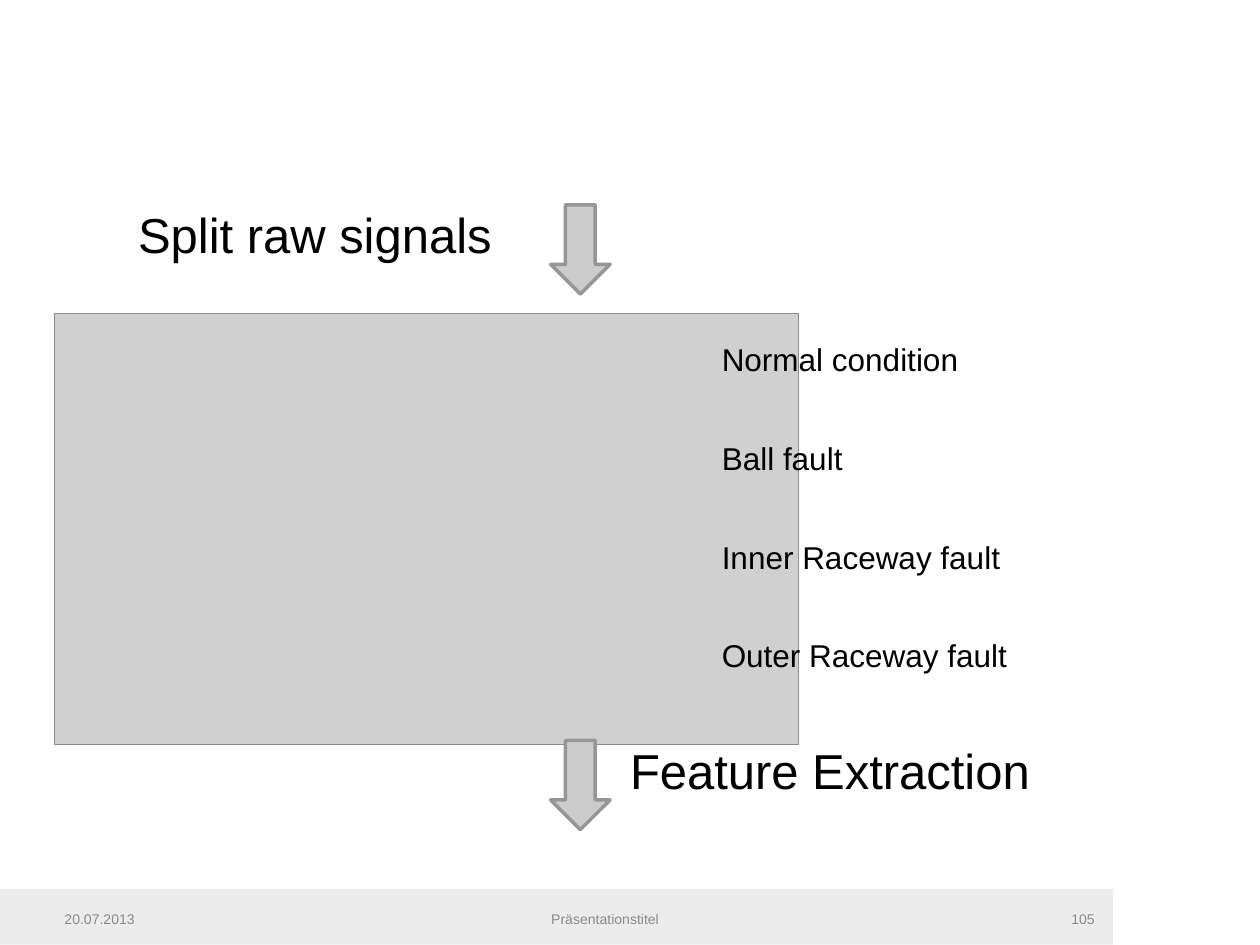
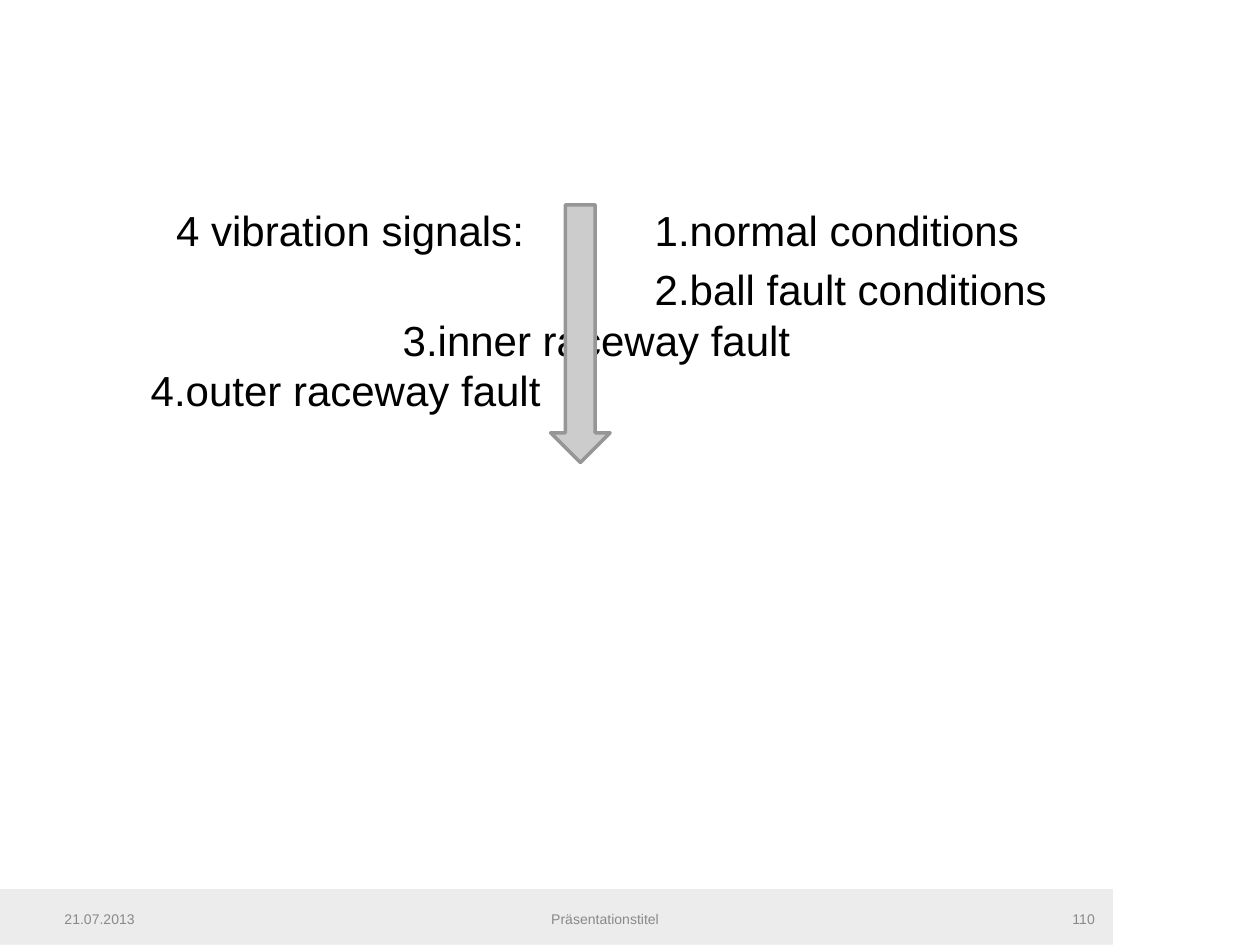
Before and after one commit to fera0013/MasterThesis, a slide deck: slide 110 of Documentation/SemiSupervisedMethodsInConditionMonitoring1.pptx (slide 105 before the commit). Drawn at 1260x945 pixels with LibreOffice and Linux fonts; fonts in the diff are those of the drawing; grey boxes stand for pictures; background and template pictures are left out. Boxes give left, top, right and bottom in pixels: in the first picture for what was removed or moved away, otherwise in the second. Text is boxed around its words. In the diff, an @@ line names an element or a change of style, - is before the commit and + after.

Commit message:
Outlier Detection in Condition Monitoring Presentation

```diff
--- a/Documentation/SemiSupervisedMethodsInConditionMonitoring1.pptx
+++ b/Documentation/SemiSupervisedMethodsInConditionMonitoring1.pptx
@@ down arrow: place and size @@
-down arrow at [551,205,610,295]
+down arrow at [551,205,610,464]
@@ text at [151,215,1047,414]: text changed; size 28 to 24 pt @@
-Split raw signals
+4 vibration signals: 1.normal conditions
+2.ball fault conditions 3.inner raceway fault 4.outer raceway fault
@@ picture removed at [54,314,799,745] @@
@@ text removed at [722,346,958,377] @@
-Normal condition
@@ text removed at [722,445,842,476] @@
-Ball fault
@@ text removed at [722,546,1000,575] @@
-Inner Raceway fault
@@ text removed at [722,642,1007,673] @@
-Outer Raceway fault
@@ down arrow removed at [551,741,610,830] @@
@@ text removed at [630,753,1030,790] @@
-Feature Extraction
@@ text at [64,914,134,924]: text changed @@
-20.07.2013
+21.07.2013
@@ page number at [1072,914,1094,924]: text changed @@
-105
+110
```
Also in this commit, not shown: 107 other slides changed, 23 slides added, 3 slides removed, 2 other files.
